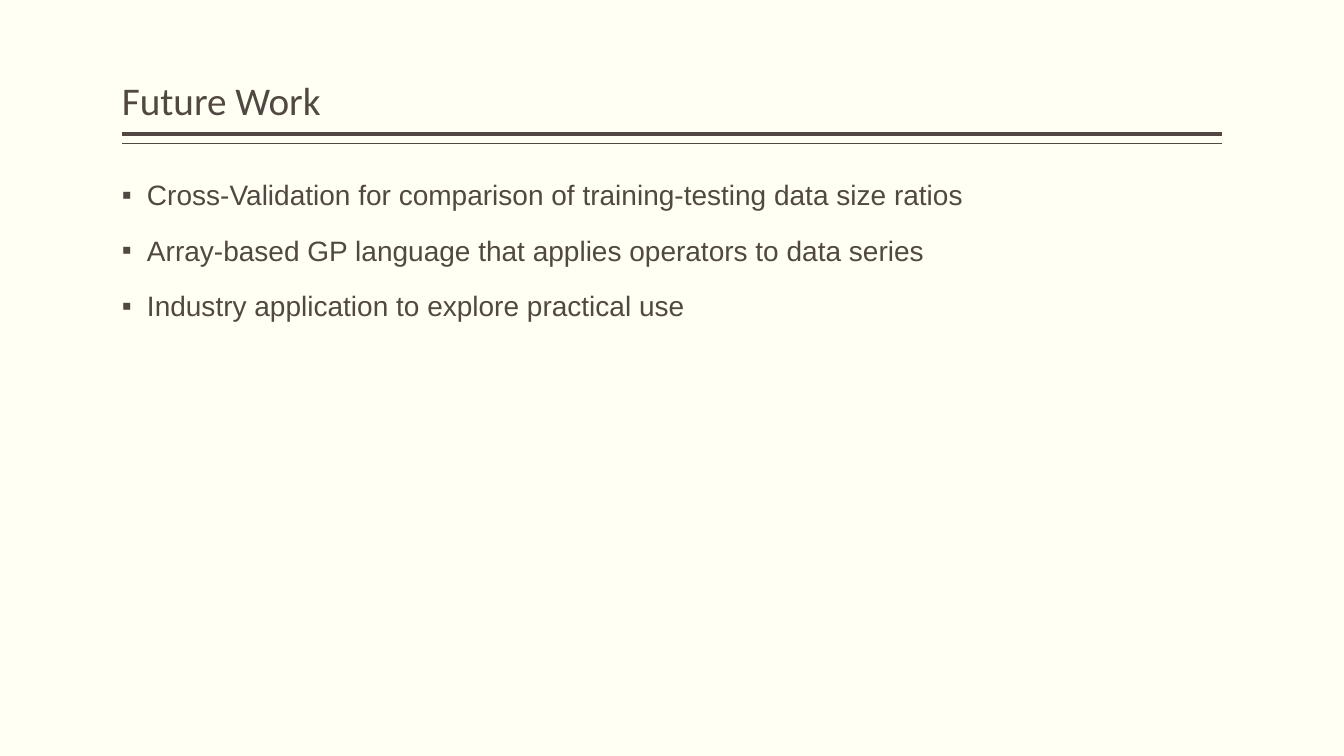
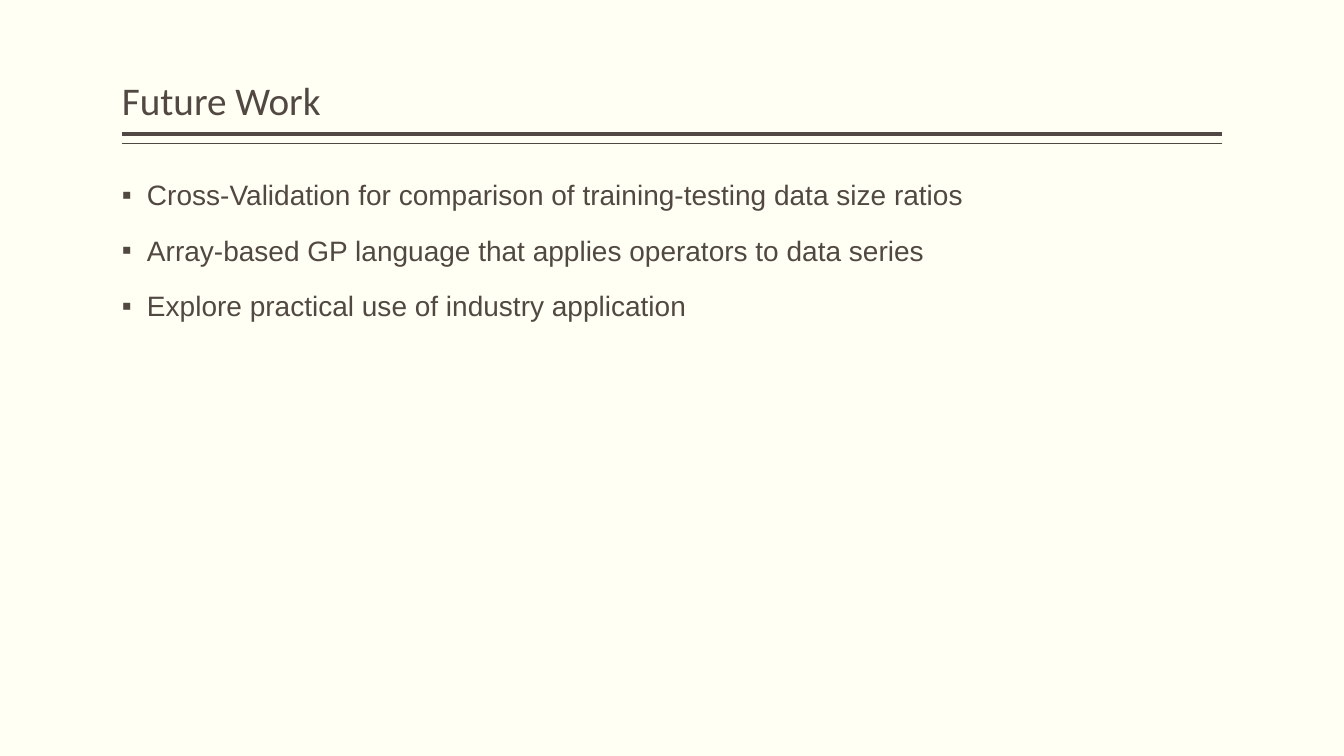
Before and after one commit to JamesEarle/GPP, a slide deck: slide 27 of GPP_Defense.pptx. Drawn at 1344x756 pixels with LibreOffice and Linux fonts; fonts in the diff are those of the drawing. Boxes give left, top, right and bottom in pixels: in the first picture for what was removed or moved away, otherwise in the second. Text is boxed around its words. In the diff, an @@ line names an element or a change of style, - is before the commit and + after.

```diff
--- a/GPP_Defense.pptx
+++ b/GPP_Defense.pptx
@@ text at box(147, 295, 686, 321): text changed @@
-▪ Industry application to explore practical use
+▪ Explore practical use of industry application
```
Also in this commit, not shown: 3 other slides changed.
